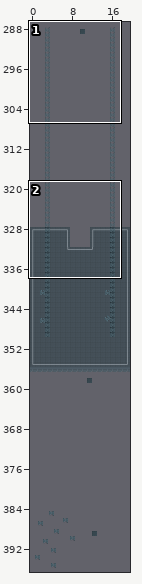
Two versions of a level (Tiled map, maps/first_stage.tmx). The picture above shows the old version from afar; the outline marks the close-up.
Close-up. First the earlier version:
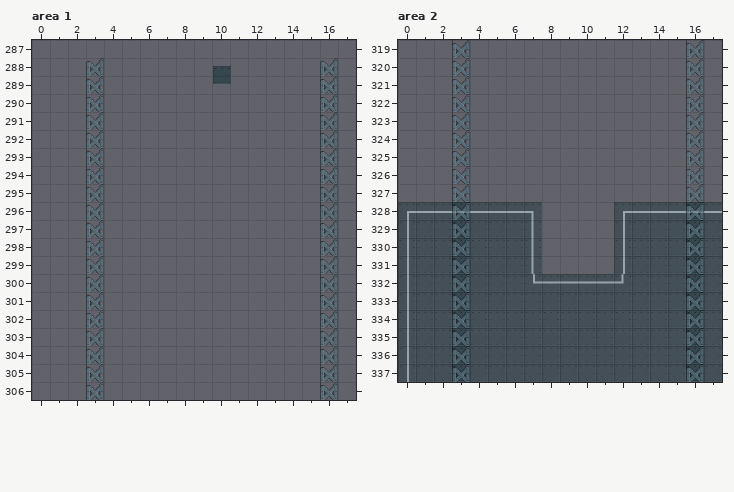
Cells are 32x32 px. Shown: area 1 x 0..17, y 287..306; area 2 x 0..17, y 319..337. The commit also changed other parts of the map, which this record leaves out. Tiles whose own drawing changed are shown in their newer look in all pictures.
Now the later version:
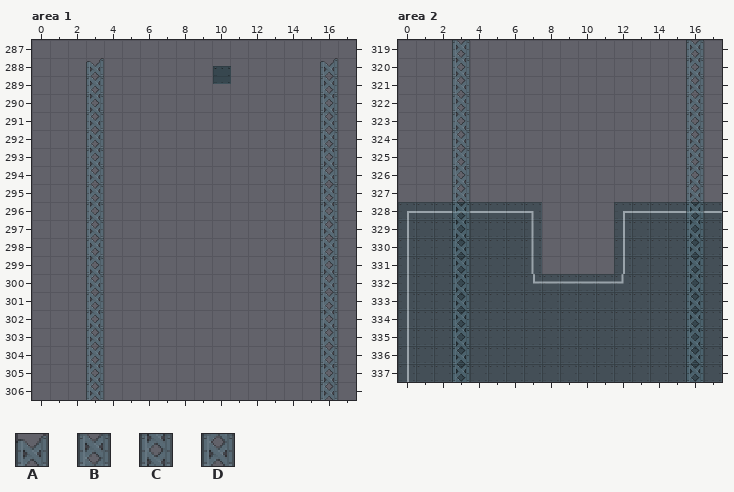
Key: from "hangar_tiles": A 5, B 7, C 14, D 21 "rtank".
_ is an empty cell.
See-through tiles are keyed as they look on the map.
The edit:
Layer "shadow", area 1:
y 289: x 3 A -> B; x 16 A -> B
y 290: x 3 A -> C; x 16 A -> C
y 291: x 3 A -> D; x 16 A -> D
y 292: x 3 A -> B; x 16 A -> B
y 293: x 3 A -> C; x 16 A -> C
y 294: x 3 A -> D; x 16 A -> D
y 295: x 3 A -> B; x 16 A -> B
y 296: x 3 A -> C; x 16 A -> C
y 297: x 3 A -> D; x 16 A -> D
y 298: x 3 A -> B; x 16 A -> B
y 299: x 3 A -> C; x 16 A -> C
y 300: x 3 A -> D; x 16 A -> D
y 301: x 3 A -> B; x 16 A -> B
y 302: x 3 A -> C; x 16 A -> C
y 303: x 3 A -> D; x 16 A -> D
y 304: x 3 A -> B; x 16 A -> B
y 305: x 3 A -> C; x 16 A -> C
y 306: x 3 A -> D; x 16 A -> D
Layer "shadow", area 2:
y 319: x 3 A -> B; x 16 A -> B
y 320: x 3 A -> C; x 16 A -> C
y 321: x 3 A -> D; x 16 A -> D
y 322: x 3 A -> B; x 16 A -> B
y 323: x 3 A -> C; x 16 A -> C
y 324: x 3 A -> D; x 16 A -> D
y 325: x 3 A -> B; x 16 A -> B
y 326: x 3 A -> C; x 16 A -> C
y 327: x 3 A -> D; x 16 A -> D
y 328: x 3 A -> B; x 16 A -> B
y 329: x 3 A -> C; x 16 A -> C
y 330: x 3 A -> D; x 16 A -> D
y 331: x 3 A -> B; x 16 A -> B
y 332: x 3 A -> C; x 16 A -> C
y 333: x 3 A -> D; x 16 A -> D
y 334: x 3 A -> B; x 16 A -> B
y 335: x 3 A -> C; x 16 A -> C
y 336: x 3 A -> D; x 16 A -> D
y 337: x 3 A -> B; x 16 A -> B
Boxes around the changes in both close-ups, in picture pixels (x1, y1, x2, y2):
changed: (86, 76, 104, 387)
changed: (320, 76, 338, 387)
changed: (452, 40, 470, 382)
changed: (686, 40, 704, 382)
